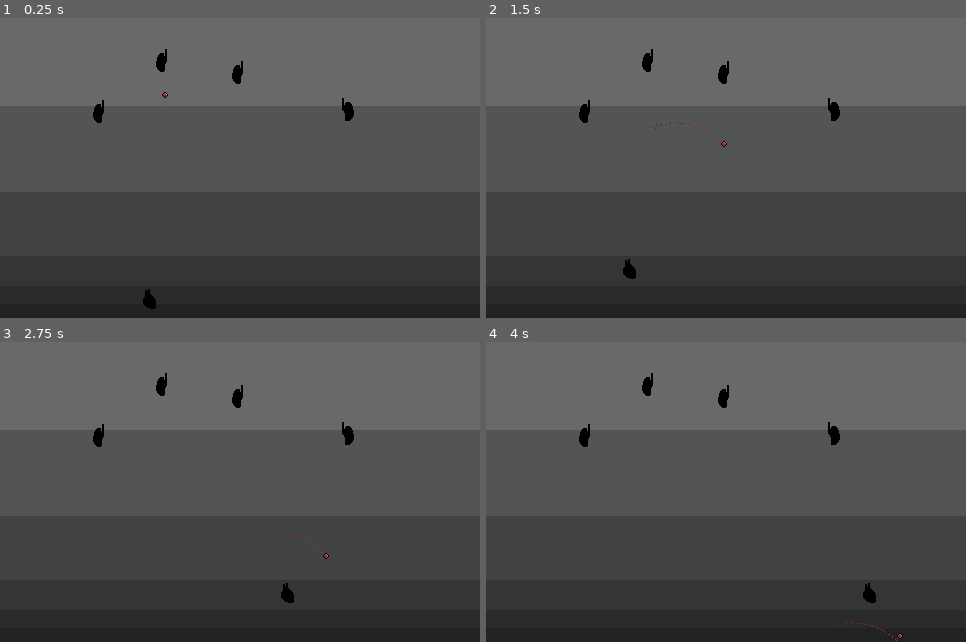
Above: before the commit, frames 1-4 (two rows, left to right).
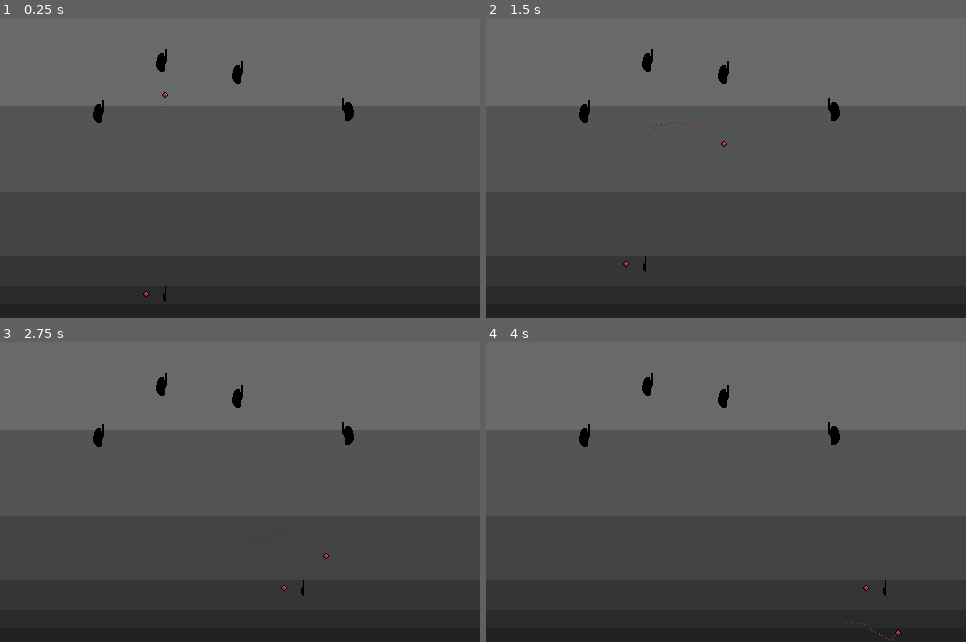
Above: after the commit, the same moments.

Repository: dmitriy-shmilo/arkabeat
Game: Godot game, scene res://screens/main/main.tscn
Same seed, same stepped clock (60 frames per second), same inputs: the game is played once before the commit and once after it.
Inputs (mouse positions are in pixels of both pictures, inside the frame that each line leads up to):
- Up to frame 1 (0.25 s): no input
- Up to frame 2 (1.5 s): move the mouse to (831, 141) at 0.52 s; move the mouse to (630, 174) at 1.27 s
- Up to frame 3 (2.75 s): move the mouse to (288, 411) at 2.02 s
- Up to frame 4 (4 s): move the mouse to (702, 546) at 2.77 s; tap Enter at 3.5 s; move the mouse to (870, 531) at 3.52 s

The runs differ from the first frame. In frame 1, 0.1% of the frame differs, in the area x 29-35%, y 89-97%; in frame 2, 0.1%; in frame 3, 0.1%; in frame 4, 0.2%, in the area x 78-87%, y 79-100%.
Error after the commit: Trying to assign value of type 'AnimatedSprite' to a variable of type 'Sprite'. (res://bat/bat.gd:6)

Commit message:
Tween bat's size on hit

Diff:
--- a/bat/bat.gd
+++ b/bat/bat.gd
@@ -1,16 +1,15 @@
 class_name Bat
 extends KinematicBody2D
 
+onready var _sprite: Sprite = $Sprite
 onready var _audio: AudioStreamPlayer = $Audio
-onready var _beat_sprite = $BeatSprite
+onready var _beat_sprite: Sprite = $BeatSprite
+onready var _tween: Tween = $Tween
 
 const Beat1 = preload("res://bat/beat1.wav")
 const Beat2 = preload("res://bat/beat2.wav")
 
 var _current_beat = 1
-
-func _ready():
-	pass
 
 
 func _on_Projectile_collided(other):
@@ -27,3 +26,9 @@
 		_audio.play()
 		_beat_sprite.frame = 0
 		_beat_sprite.play()
+
+		_tween.interpolate_property(_sprite, "scale", Vector2(1.0, 1.0), \
+			Vector2(1.3, 1.3), .1, Tween.TRANS_LINEAR, Tween.EASE_IN_OUT, 0.0)
+		_tween.interpolate_property(_sprite, "scale", Vector2(1.3, 1.3), \
+			Vector2(1.0, 1.0), .1, Tween.TRANS_LINEAR, Tween.EASE_IN_OUT, 0.1)
+		_tween.start()
--- a/bat/bat.tscn
+++ b/bat/bat.tscn
@@ -5,7 +5,7 @@
 [ext_resource path="res://bat/bat.gd" type="Script" id=3]
 
 [sub_resource type="CircleShape2D" id=1]
-radius = 8.0
+radius = 24.0
 
 [sub_resource type="AtlasTexture" id=2]
 atlas = ExtResource( 2 )
@@ -36,13 +36,12 @@
 script = ExtResource( 3 )
 
 [node name="Collider" type="CollisionShape2D" parent="."]
-position = Vector2( 1, 1 )
 shape = SubResource( 1 )
 
 [node name="Sprite" type="Sprite" parent="."]
 texture = ExtResource( 1 )
 region_enabled = true
-region_rect = Rect2( 24, 0, 24, 24 )
+region_rect = Rect2( 0, 0, 32, 32 )
 
 [node name="Audio" type="AudioStreamPlayer" parent="."]
 
@@ -50,3 +49,5 @@
 frames = SubResource( 6 )
 frame = 4
 speed_scale = 4.0
+
+[node name="Tween" type="Tween" parent="."]
